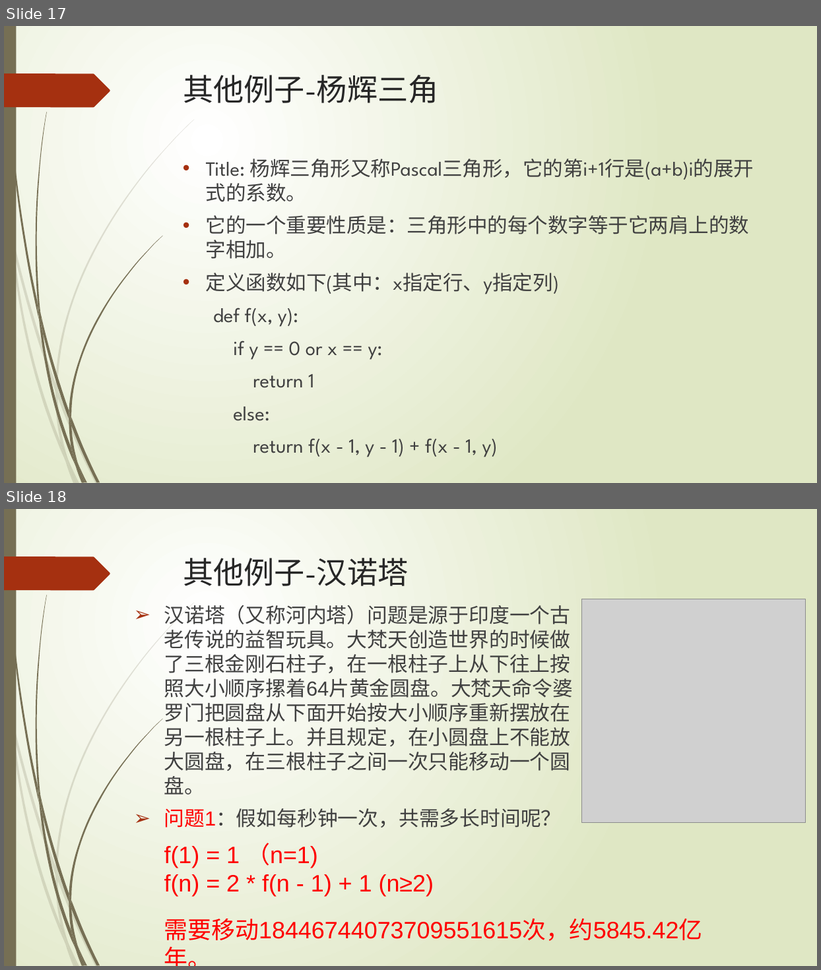
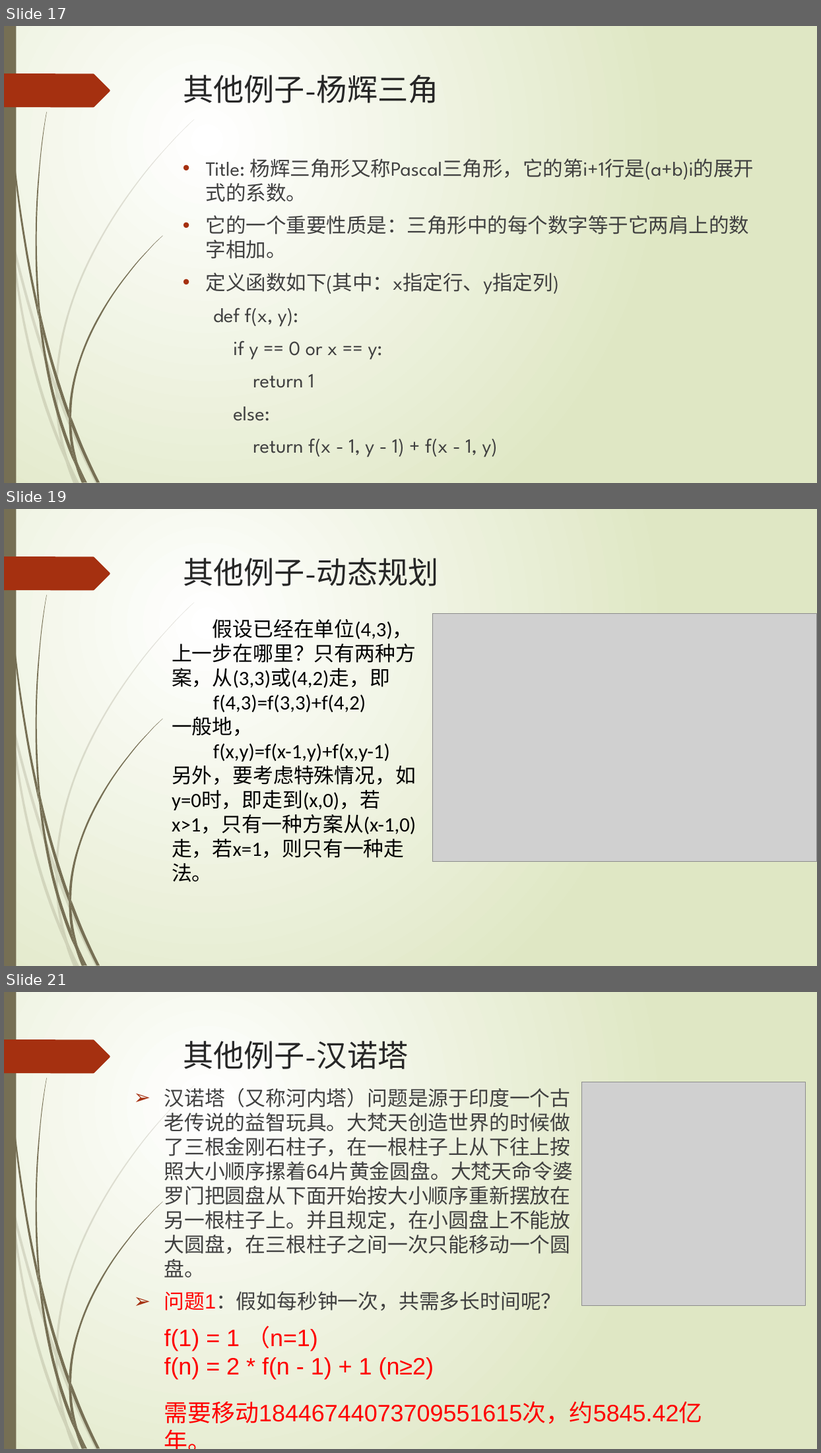
Before and after one commit to hongm32/2020design, a slide deck: 【第10课】递归算法/【第10课】递归算法.pptx. Shown one above the other, each under a label of ours: slides 17 and 18 before the commit, slides 17, 19 and 21 after it; the slides between them are not shown. The pictures are 821x970 and 821x1453 pixels, drawn with LibreOffice and Linux fonts; fonts in the diff are those of the drawing; grey boxes stand for pictures. Boxes give left, top, right and bottom in pixels: in the first picture for what was removed or moved away, otherwise in the second. Text is boxed around its words. In the diff, an @@ line names an element or a change of style, - is before the commit and + after.

```diff
--- a/【第10课】递归算法/【第10课】递归算法.pptx
+++ b/【第10课】递归算法/【第10课】递归算法.pptx
@@ slide 19 added at <box>4,509,817,966</box>, background gradient #FFFFFF to #DFE8C4; not listed: 24 template elements that a slide beside it also shows @@
@@ title added at <box>183,558,438,586</box>, 36 pt, text #262626 @@
+其他例子-动态规划
@@ text added at <box>172,619,416,858</box>, 24 pt, text #000000 @@
+假设已经在单位(4,3)，上一步在哪里？只有两种方案，从(3,3)或(4,2)走，即
+f(4,3)=f(3,3)+f(4,2)
+一般地，
+f(x,y)=f(x-1,y)+f(x,y-1)
+另外，要考虑特殊情况，如y=0时，即走到(x,0)，若x>1，只有一种方案从(x-1,0)走，若x=1，则只有一种走法。
@@ picture added at <box>432,613,817,862</box> @@
@@ what was slide 18 is now slide 21 @@
```
Also in this commit, not shown: 1 slide changed, 2 other slides added, 1 other file.
